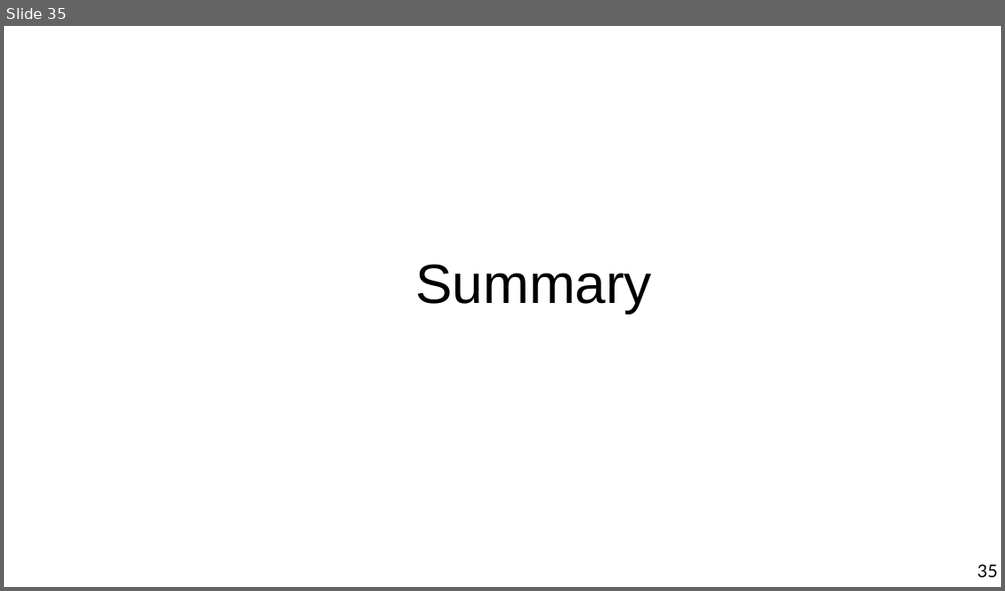
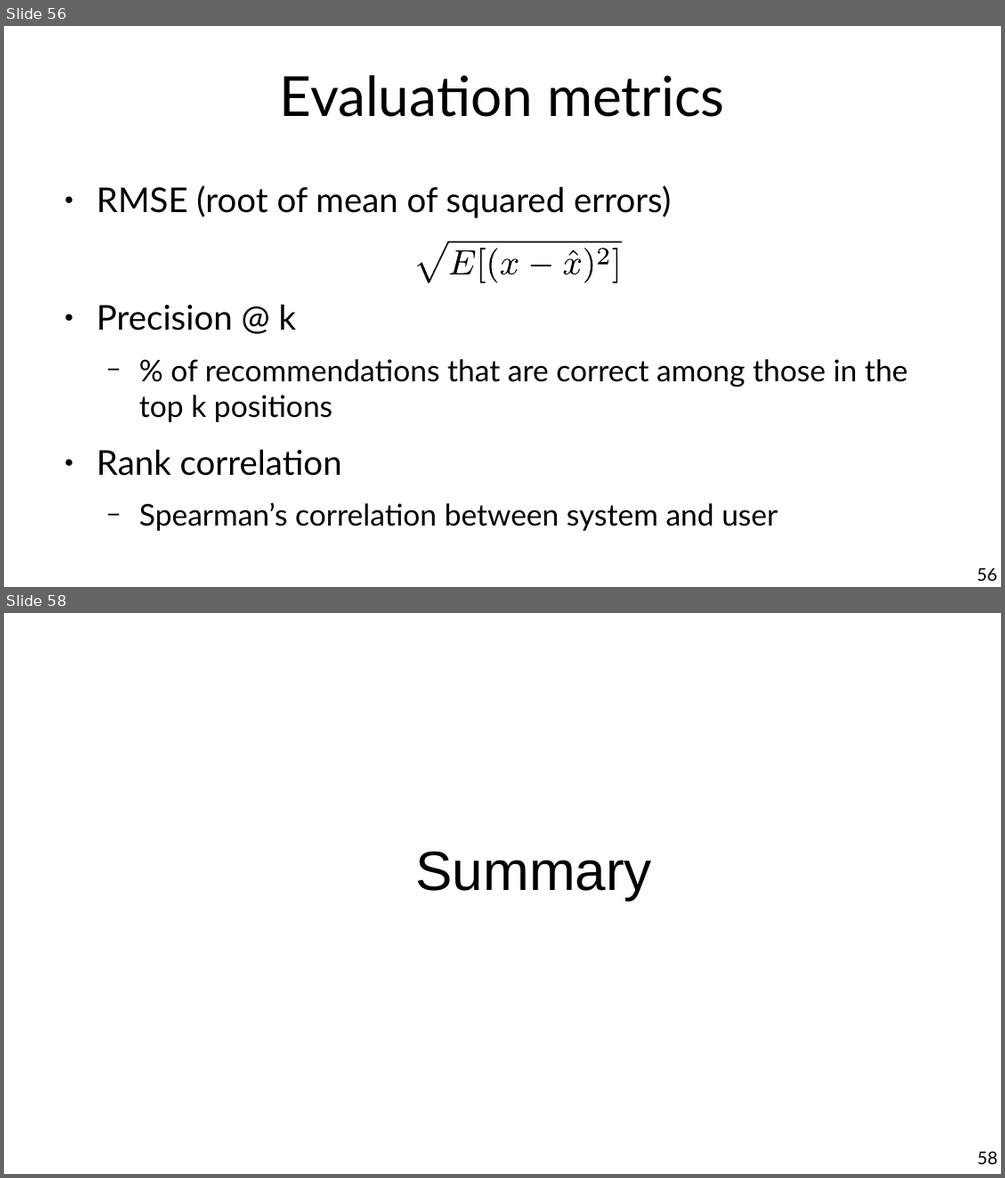
Before and after one commit to marco-calautti/data-mining-course, a slide deck: theory/tt08_recommender_systems.odp. Shown one above the other, each under a label of ours: slide 35 before the commit, slides 56 and 58 after it; the slides between them are not shown. The pictures are 1005x591 and 1005x1178 pixels, drawn with LibreOffice and Linux fonts; fonts in the diff are those of the drawing. Boxes give left, top, right and bottom in pixels: in the first picture for what was removed or moved away, otherwise in the second. Text is boxed around its words. In the diff, an @@ line names an element or a change of style, - is before the commit and + after.

```diff
--- a/theory/tt08_recommender_systems.odp
+++ b/theory/tt08_recommender_systems.odp
@@ slide 56 added at <box>4,26,1001,587</box>, background #FFFFFF @@
@@ title added at <box>280,75,725,117</box>, 44 pt, text #000000 @@
+Evaluation metrics
@@ text added at <box>97,185,907,531</box>, 23.8 pt, text #000000 @@
+● RMSE (root of mean of squared errors)
+● Precision @ k
+  − % of recommendations that are correct among those in the top k positions
+● Rank correlation
+  − Spearman’s correlation between system and user
@@ group added at <box>417,241,622,284</box>: 12 freeform shapes @@
@@ page number added at <box>977,568,997,580</box>, 14 pt, text #000000 @@
+56
@@ what was slide 35 is now slide 58 @@
@@ page number at <box>977,1151,997,1164</box>: text changed @@
-35
+58
```
Also in this commit, not shown: 11 slides changed, 23 other slides added, 1 slide removed.
